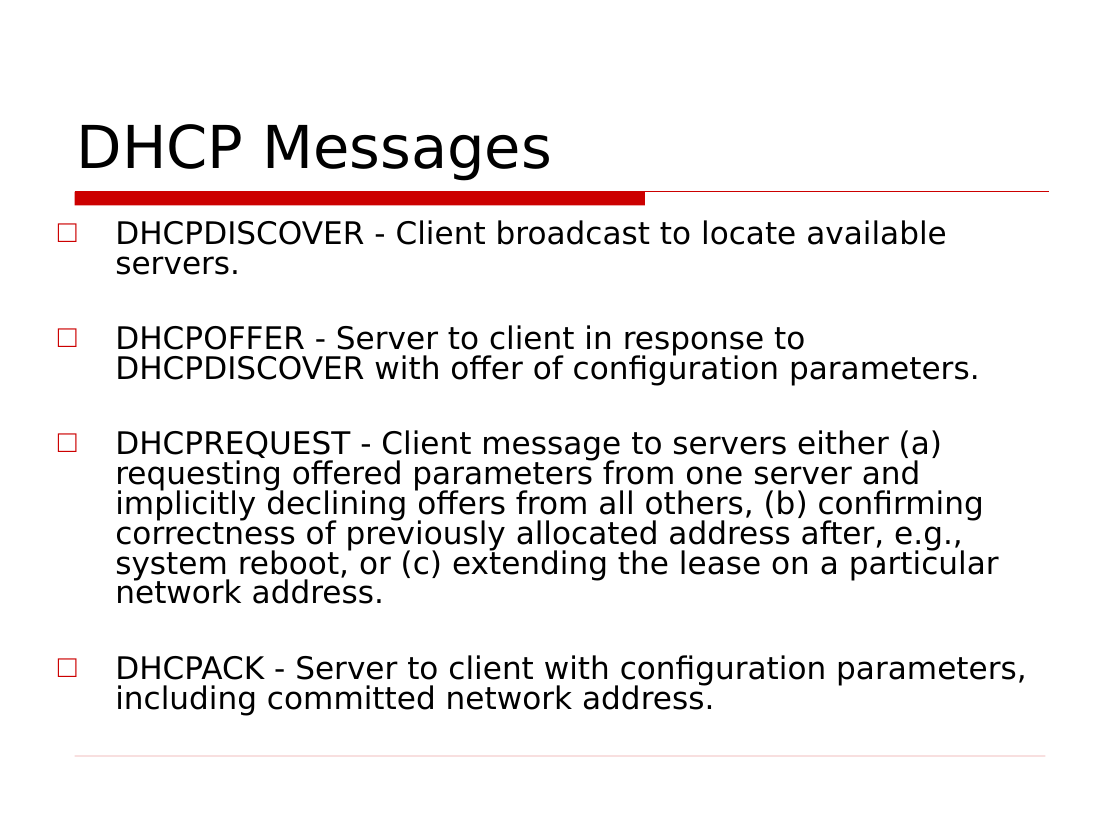
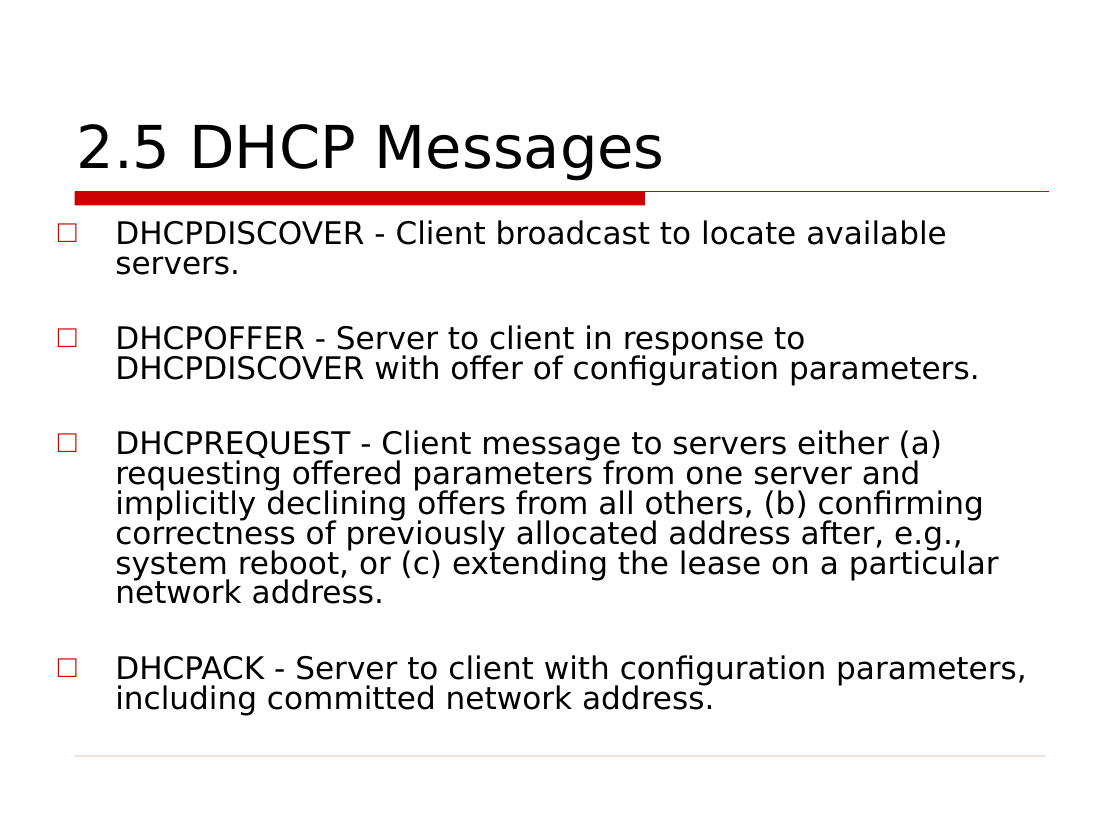
Before and after one commit to huynhlinh112/Test, a slide deck: slide 21 of DHCP.ppt (slide 13 before the commit). Drawn at 1120x840 pixels with LibreOffice and Linux fonts; fonts in the diff are those of the drawing; background and template pictures are left out. Boxes give left, top, right and bottom in pixels: in the first picture for what was removed or moved away, otherwise in the second. Text is boxed around its words. In the diff, an @@ line names an element or a change of style, - is before the commit and + after.

```diff
--- a/DHCP.ppt
+++ b/DHCP.ppt
@@ title at <box>77,124,665,181</box>: text changed @@
-DHCP Messages
+2.5 DHCP Messages
```
Also in this commit, not shown: 20 other slides changed, 22 slides added, 6 slides removed.
